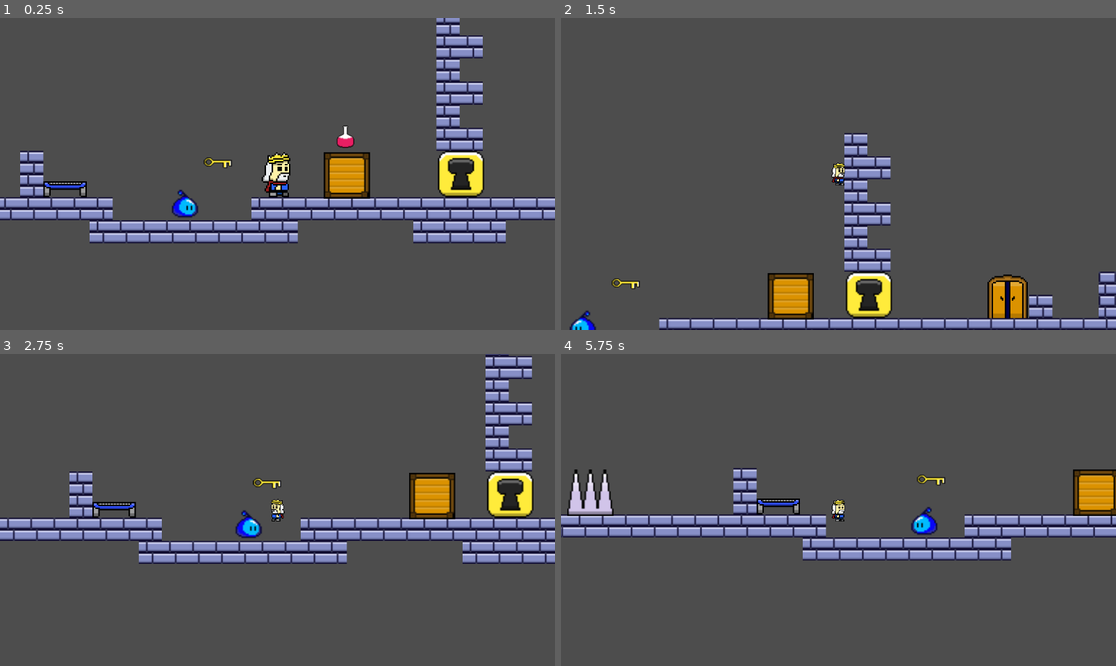
Above: before the commit, frames 1-4 (two rows, left to right).
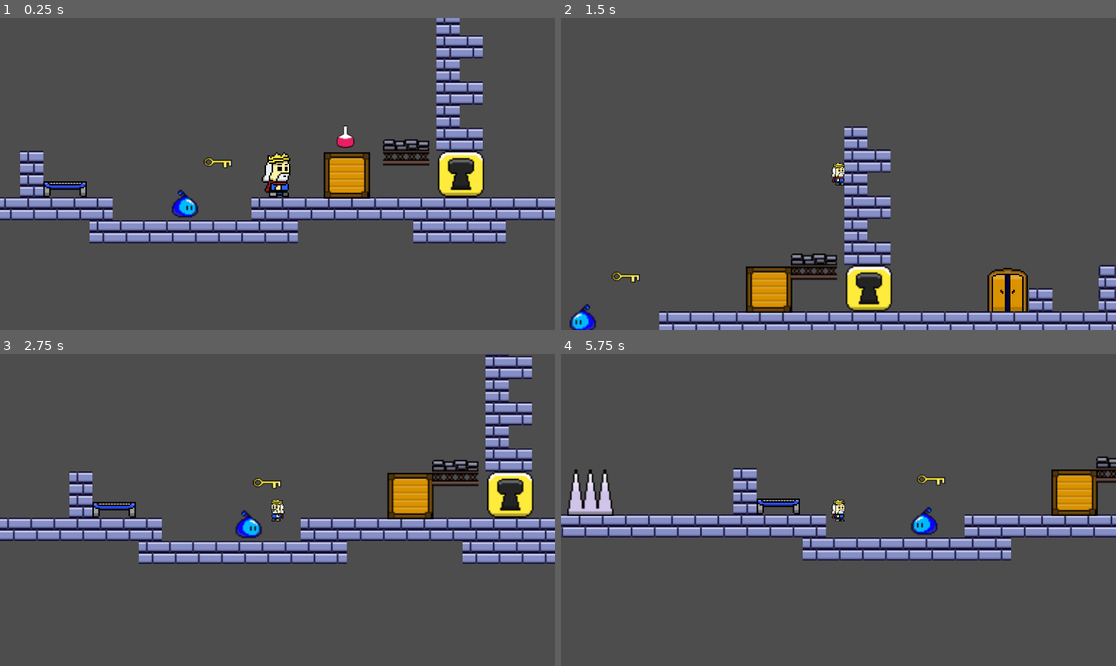
Above: after the commit, the same moments.

Repository: AND0MASTER/gamejam
Game: Godot game, scene res://Scenes/game.tscn
The game is run twice, just before and just after one commit, with the same random seed, the same clock (stepped at 60 frames per second) and the same inputs.
Inputs:
- Up to frame 1 (0.25 s): no input
- Up to frame 2 (1.5 s): hold D (move_right) from 0.53 s (still down); tap F (grow) at 0.6, 1.35 s; tap W (jump) at 0.77 s
- Up to frame 3 (2.75 s): tap W (jump) at 1.52 s; release D (move_right) at 2.03 s; hold A (move_left) from 2.03 s (still down); tap F (grow) at 2.1 s
- Up to frame 4 (5.75 s): tap F (grow) every 0.75 s from 2.85 to 5.1 s; tap W (jump) at 3.02, 3.77, 4.52 s; release A (move_left) at 4.28 s; hold D (move_right) from 4.28 s (still down)

The runs differ from the first frame. In frame 1, 0.6% of the frame differs, in the area x 68-78%, y 38-48%; in frame 2, 12%, in the area x 1-100%, y 34-100%; in frame 3, 1.9%; in frame 4, 1.5%.

Commit message:
weight platform

Diff:
--- a/Scenes/game.tscn
+++ b/Scenes/game.tscn
@@ -11,6 +11,7 @@
 [ext_resource type="PackedScene" uid="uid://xm1mk3nl7snj" path="res://Scenes/potion.tscn" id="9_h4fw4"]
 [ext_resource type="PackedScene" uid="uid://cn52wg1yw04f5" path="res://Scenes/key.tscn" id="10_ldgsr"]
 [ext_resource type="PackedScene" uid="uid://d0722wdc5hobq" path="res://Scenes/key_block.tscn" id="11_o5yvi"]
+[ext_resource type="PackedScene" uid="uid://beltlk3upgpw8" path="res://Scenes/weight_block.tscn" id="12_rku1e"]
 
 [sub_resource type="TileSetAtlasSource" id="TileSetAtlasSource_wrm1d"]
 texture = ExtResource("1_qxrlw")
@@ -160,3 +161,6 @@
 
 [node name="KeyBlock" parent="." instance=ExtResource("11_o5yvi")]
 position = Vector2(129, -32)
+
+[node name="weightBlock" parent="." instance=ExtResource("12_rku1e")]
+position = Vector2(91, -40)
--- /dev/null
+++ b/Scenes/weight_block.tscn
@@ -0,0 +1,31 @@
+[gd_scene load_steps=5 format=3 uid="uid://beltlk3upgpw8"]
+
+[ext_resource type="Script" uid="uid://c068h86swtdwj" path="res://Script/weight_block.gd" id="1_ix8yr"]
+[ext_resource type="Texture2D" uid="uid://dxqsgx2flgp6h" path="res://Assets/weightPlatform.png" id="2_gv7dk"]
+
+[sub_resource type="RectangleShape2D" id="RectangleShape2D_40g0l"]
+size = Vector2(32, 18)
+
+[sub_resource type="RectangleShape2D" id="RectangleShape2D_vton7"]
+size = Vector2(32, 4)
+
+[node name="weightBlock" type="Node2D"]
+script = ExtResource("1_ix8yr")
+
+[node name="Sprite2D" type="Sprite2D" parent="."]
+texture = ExtResource("2_gv7dk")
+
+[node name="StaticBody2D" type="StaticBody2D" parent="."]
+
+[node name="CollisionShape2D" type="CollisionShape2D" parent="StaticBody2D"]
+position = Vector2(0, -7)
+shape = SubResource("RectangleShape2D_40g0l")
+
+[node name="Area2D" type="Area2D" parent="."]
+collision_mask = 2
+
+[node name="CollisionShape2D" type="CollisionShape2D" parent="Area2D"]
+position = Vector2(0, -16)
+shape = SubResource("RectangleShape2D_vton7")
+
+[connection signal="body_entered" from="Area2D" to="." method="_on_area_2d_body_entered"]
--- /dev/null
+++ b/Script/weight_block.gd
@@ -0,0 +1,8 @@
+extends Node2D
+
+
+
+
+func _on_area_2d_body_entered(body: Node2D) -> void:
+	if AutoLoadedScript.SIZE == 1:
+		queue_free()
Not shown, added: Assets/weightPlatform.png.import
Not shown: 1 places in Scenes/game.tscn that only renumber resources
Not shown, added: Script/weight_block.gd.uid
